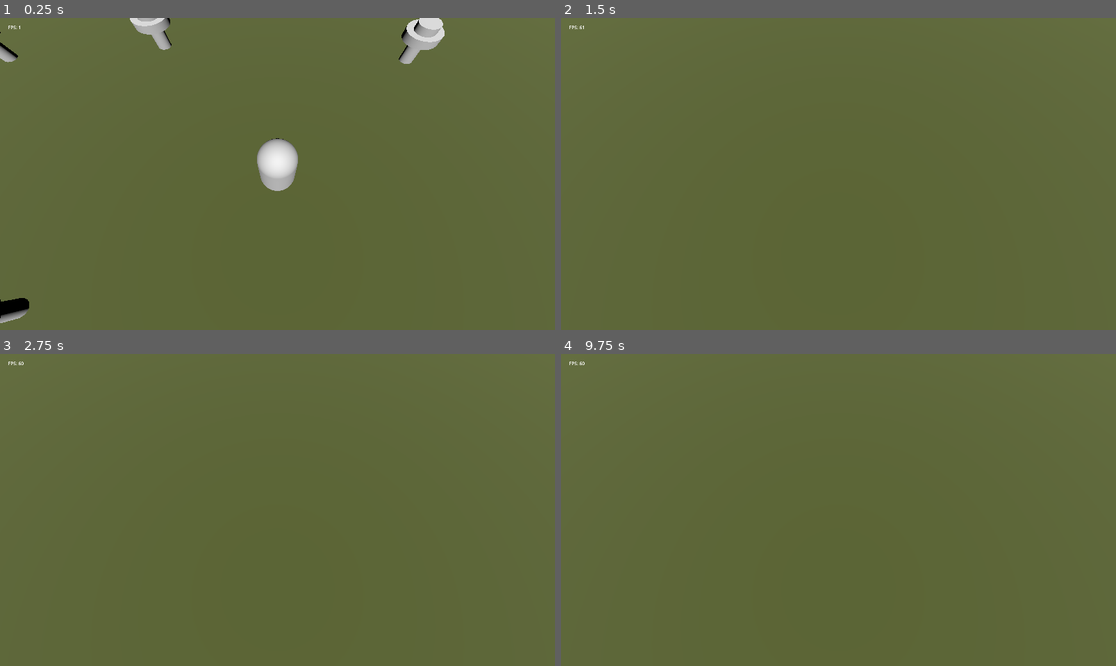
Above: before the commit, frames 1-4 (two rows, left to right).
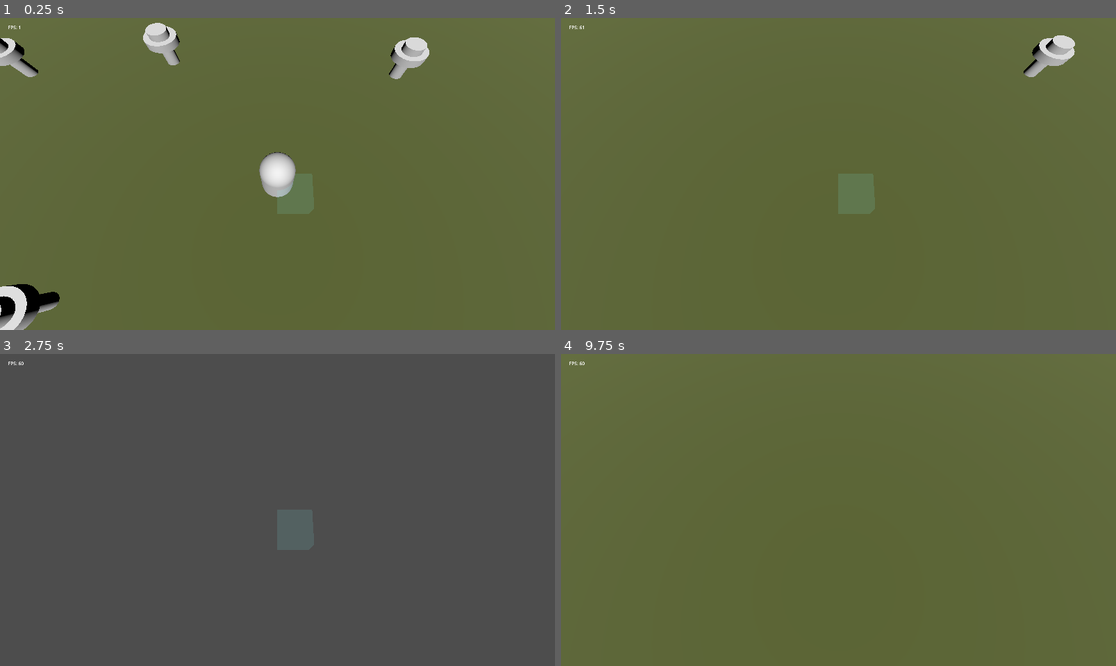
Above: after the commit, the same moments.

Repository: adamsocki/rafah_godot
Game: Godot game, scene res://node_3d.tscn
The game is run twice, just before and just after one commit, with the same random seed, the same clock (stepped at 60 frames per second) and the same inputs.
Inputs (mouse positions are in pixels of both pictures, inside the frame that each line leads up to):
- Up to frame 1 (0.25 s): no input
- Up to frame 2 (1.5 s): tap Enter at 0.5 s; move the mouse to (960, 158) at 0.52 s; hold A (key_a) 0.53-1.28 s; tap D (key_d) at 0.8, 1.35 s; move the mouse to (727, 189) at 1.27 s
- Up to frame 3 (2.75 s): tap E (key_e) at 1.55 s; tap Space at 2 s; move the mouse to (333, 441) at 2.02 s; hold E (key_e) from 2.03 s (still down); tap Q (key_q) at 2.3 s
- Up to frame 4 (9.75 s): move the mouse to (810, 572) at 2.77 s; release E (key_e) at 2.78 s; tap Q (key_q) at 2.85, 9.05 s; tap S (key_s) at 3.05 s; tap Enter at 3.5, 5 s; move the mouse to (1005, 556) at 3.52 s; hold S (key_s) 3.53-4.28 s; tap W (key_w) at 3.8, 4.35 s; tap Space at 4.25, 5.75 s; move the mouse to (672, 463) at 4.27 s; click (672, 463) at 4.55 s; move the mouse to (866, 510) at 5.02 s; press the mouse at (866, 510) at 5.03 s; tap Mouse wheel down (mouse_wheel_down) at 5.3, 5.85 s; move the mouse to (755, 432) at 5.77 s; release the mouse at (755, 432) at 5.78 s; tap Mouse wheel up (mouse_wheel_up) at 6.05, 6.6 s; move the mouse to (960, 494) at 6.52 s; hold A (key_a) 6.53-7.28 s; move the mouse to (727, 525) at 7.27 s; tap A (key_a) at 7.35 s; tap D (key_d) at 7.55 s; move the mouse to (894, 441) at 8.02 s; hold D (key_d) 8.03-8.78 s; tap E (key_e) at 8.3, 8.85 s; move the mouse to (810, 572) at 8.77 s; move the mouse to (1005, 556) at 9.52 s; hold Q (key_q) from 9.53 s (still down)

The runs differ from the first frame. In frame 1, 3.9% of the frame differs, in the area x 0-81%, y 0-100%; in frame 2, 0.7%; in frame 3, 88%, in the area x 0-100%, y 0-100%; in frame 4, less than 0.1%.

Commit message:
unit selector

Diff:
--- a/DebugManager.gd
+++ b/DebugManager.gd
@@ -1,6 +1,6 @@
 extends Node
 
-
+signal guiTrigger(showGui)
 
 @export_group("Debug Properties")
 @export var debugMode: bool
@@ -17,14 +17,21 @@
 	else:
 		DisplayServer.window_set_vsync_mode(DisplayServer.VSYNC_DISABLED)
 
+	guiTrigger.emit(showGui)
 
-	if (showGui):
-		$"../UIManager".get_node("InGameUI").visible = true
-	else:
-		$"../UIManager".get_node("InGameUI").visible = false
-
+	#if (showGui):
+		#
+		##$"../UIManager".get_node("InGameUI").visible = true
+	#else:
+		#$"../UIManager".get_node("InGameUI").visible = false
+		#
 
 
 func UpdateDebugManager(delta):
 	if (debugMode):
 		$RichTextLabel.text = str("FPS: ",  Engine.get_frames_per_second())
+
+
+func _on_game_manager_test():
+
+	pass # Replace with function body.
--- a/PlayerManager.gd
+++ b/PlayerManager.gd
@@ -1,14 +1,19 @@
 extends Node
 
 var playerCamera : Camera3D
-var cameraPanSpeed = 50
-var cameraZoomSpeed = 100
+var cameraPanSpeed = 30
+var cameraZoomSpeed = 10
 
+#var player
+
+
+signal UpdatedPlayerPostion(newPosition)
 
 
 
 func InitPlayerManager():
-	playerCamera = get_node("Camera3D")
+	pass
+	#player = $player
 
 
 func UpdatePlayerManager(delta):
@@ -18,21 +23,26 @@
 
 func HandlePlayerInput(delta):
 	#### Camera ####
+	var positionToMove: Vector3
+
 	if Input.is_action_pressed("key_w"):
-		playerCamera.position += Vector3.FORWARD * delta * cameraPanSpeed
+		positionToMove += Vector3.FORWARD * delta * cameraPanSpeed
 	if Input.is_action_pressed("key_a"):
-		playerCamera.position += Vector3.LEFT    * delta * cameraPanSpeed
+		positionToMove += Vector3.LEFT    * delta * cameraPanSpeed
 	if Input.is_action_pressed("key_s"):
-		playerCamera.position += Vector3.BACK    * delta * cameraPanSpeed
+		positionToMove += Vector3.BACK    * delta * cameraPanSpeed
 	if Input.is_action_pressed("key_d"):
-		playerCamera.position += Vector3.RIGHT   * delta * cameraPanSpeed
+		positionToMove += Vector3.RIGHT   * delta * cameraPanSpeed
 
 	if Input.is_action_just_pressed("mouse_wheel_up"):
-		playerCamera.position += Vector3.UP     * delta * cameraZoomSpeed
+		positionToMove += Vector3.UP     * delta * cameraZoomSpeed
 	if Input.is_action_just_pressed("mouse_wheel_down"):
-		playerCamera.position += Vector3.DOWN   * delta * cameraZoomSpeed
+		positionToMove += Vector3.DOWN   * delta * cameraZoomSpeed
 
-	if Input.is_action_just_pressed("key_q"):
-		playerCamera.position += Vector3.UP     * delta * cameraZoomSpeed
-	if Input.is_action_just_pressed("key_e"):
-		playerCamera.position += Vector3.DOWN   * delta * cameraZoomSpeed
+	if Input.is_action_pressed("key_q"):
+		positionToMove += Vector3.UP     * delta * cameraZoomSpeed
+	if Input.is_action_pressed("key_e"):
+		positionToMove += Vector3.DOWN   * delta * cameraZoomSpeed
+
+	UpdatedPlayerPostion.emit(positionToMove)
+	# @TODO: check player distance to floor
--- a/SelectionRectangle.gd
+++ b/SelectionRectangle.gd
@@ -13,7 +13,17 @@
 	$ColorRect.size = Vector2.ZERO
 	visible = false
 
+func _physics_process(delta):
+
+
+	pass
+
+
 func UpdateSelectionRectangle_Logic(delta):
+
+
+
+
 	if Input.is_action_pressed("mouse_left"):
 		if (!isDrawing):
 			startingBoxPosition = get_local_mouse_position()
--- a/game_manager.gd
+++ b/game_manager.gd
@@ -1,13 +1,10 @@
 extends Node
-
-
 
 var playerManager : Node
 var uiManagerManager : Node
 var debugManager : Node
 
 func _ready():
-
 	playerManager = get_node("PlayerManager")
 	uiManagerManager = get_node("UIManager")
 	debugManager = get_node("DebugManager")
@@ -17,9 +14,7 @@
 	debugManager.InitDebugManager()
 
 
-
 func _process(delta):
-
 	# LOGIC
 	playerManager.UpdatePlayerManager(delta)
 	uiManagerManager.UpdateUIManager_Logic(delta)
--- a/game_manager.tscn
+++ b/game_manager.tscn
@@ -13,3 +13,5 @@
 [node name="DebugManager" parent="." instance=ExtResource("3_5ypgj")]
 
 [node name="UIManager" parent="." instance=ExtResource("4_rlxub")]
+
+[connection signal="guiTrigger" from="DebugManager" to="UIManager" method="_on_debug_manager_gui_trigger"]
--- /dev/null
+++ b/player.gd
@@ -0,0 +1,121 @@
+extends Node3D
+
+
+signal castRayViaMouse(position)
+signal setSelectorPosition(position)
+signal releaseSelector()
+
+var cameraRay : RayCast3D
+var camera : Camera3D
+
+# Called when the node enters the scene tree for the first time.
+func _ready():
+	cameraRay = $Camera3D/RayCast3D
+	camera = $Camera3D
+	#pass # Replace with function body.
+
+
+var rayOrigin = Vector3()
+var rayEnd = Vector3()
+
+# Called every frame. 'delta' is the elapsed time since the previous frame.
+func _process(delta):
+	#print("camera Pos")
+	#print(camera.position)
+	#var mousePos = get_viewport().get_mouse_position()
+	#print ("mouse pos:")
+	#print(mousePos)
+	#var pos = camera.project_ray_origin(mousePos)
+	#print("project Pos:")
+	#print (pos)
+	#
+	#var nor = camera.project_ray_normal(mousePos)
+	#print("normal Pos:")
+	#print (nor)
+	#
+	#cameraRay.target_position = pos + nor * 2000
+	#print(cameraRay.target_position)
+	#print(cameraRay.get_collider())
+
+	#cameraRay.position =
+	#var camera = get_tree().root.get_camera_3d()
+	var spaceState = get_world_3d().direct_space_state
+	var mousePosition = get_viewport().get_mouse_position()
+
+	rayOrigin = camera.project_ray_origin((mousePosition))
+	rayEnd = rayOrigin + camera.project_ray_normal(mousePosition) * 2000
+	var query = PhysicsRayQueryParameters3D.create(rayOrigin, rayEnd)
+	var intersection = spaceState.intersect_ray(query)
+	#print(intersection)
+	#var rayResults = get_world_3d().direct_space_state.intersect_shape(query)
+
+	if Input.is_action_pressed("mouse_left"):
+		var i = 0
+		#print("Count 1")
+		#print(i)
+		if intersection.has("position"):
+			#print(intersection["position"])
+			setSelectorPosition.emit(intersection["position"])
+
+		#if intersection.has("collider"):
+			#pass
+			#print(intersection["collider"])
+			#print(intersection["collider"].name)
+			#setSelectorPosition
+		#for result in intersection:
+			#i += 1
+
+
+
+		#print(rayResults["collider"])
+		#if (rayResults["collider"] == ):
+	if Input.is_action_just_released("mouse_left"):
+		releaseSelector.emit()
+
+
+
+
+
+	#var mouse_pos = get_viewport().get_mouse_position()
+	#var ray = get_world_3d().direct_space_state.intersect_ray(get_global_transform().origin,get_global_transform().origin + (get_viewport().get_camera().unproject(mouse_pos) - get_global_transform().origin).normalized() * 1000)
+	#if ray:
+		#var floor_position = ray.position
+		#var floor_normal = ray.normal
+		 ##Do something with the floor position and normal
+
+
+#func _physics_process(delta):
+	#var spaceState = get_world_3d().direct_space_state
+	#
+	#var mousePos = get_viewport().get_mouse_position()
+	##print(mousePos)
+	#var camera = get_tree().root.get_camera_3d()
+	#print(camera.position)
+	#var cameraRayOrigin = camera.project_ray_origin(mousePos)
+	#var cameraRayEnd = cameraRayOrigin + camera.project_ray_normal(mousePos) * 100
+	#var p : PhysicsRayQueryParameters3D  = PhysicsRayQueryParameters3D.new()
+	#p.create(cameraRayOrigin, cameraRayEnd)
+	##var collision = spaceState.intersect_ray(p)
+	#
+	##Returns a new, pre-configured PhysicsRayQueryParameters3D object. Use it to quickly create query parameters using the most common options.
+#
+	#var query = PhysicsRayQueryParameters3D.create(camera.position, camera.position + Vector3(0, -1000, 0))
+	#var collision = get_world_3d().direct_space_state.intersect_ray(query)
+#
+	#for i in range(collision.size()):
+		#var key = collision.keys()[i]
+		#var value = collision[key]
+		#print(value)
+		#if collision.has("position"):
+			##print("col:")
+			#print(collision["position"])
+
+
+
+
+
+
+
+func _on_player_manager_updated_player_postion(newPosition):
+	print(newPosition)
+	position += newPosition
--- a/player_manager.tscn
+++ b/player_manager.tscn
@@ -1,9 +1,26 @@
-[gd_scene load_steps=2 format=3 uid="uid://p5l4ybkhwkhd"]
+[gd_scene load_steps=4 format=3 uid="uid://p5l4ybkhwkhd"]
 
 [ext_resource type="Script" path="res://PlayerManager.gd" id="1_8fra2"]
+[ext_resource type="Script" path="res://player.gd" id="2_fci14"]
+[ext_resource type="PackedScene" uid="uid://57rorq31rt8" path="res://selector_box.tscn" id="3_4442n"]
 
 [node name="PlayerManager" type="Node"]
 script = ExtResource("1_8fra2")
 
-[node name="Camera3D" type="Camera3D" parent="."]
+[node name="player" type="Node3D" parent="."]
+transform = Transform3D(1, 0, 0, 0, 1, 0, 0, 0, 1, 0, 0.733522, 0)
+script = ExtResource("2_fci14")
+
+[node name="Camera3D" type="Camera3D" parent="player"]
 transform = Transform3D(1, 0, 0, 0, 0.34202, 0.939693, 0, -0.939693, 0.34202, 0, 6.00616, 2.01377)
+
+[node name="RayCast3D" type="RayCast3D" parent="player/Camera3D"]
+transform = Transform3D(1, 0, 0, 0, -4.37114e-08, -1, 0, 1, -4.37114e-08, 0, 0, 0)
+target_position = Vector3(0, 0, 0)
+debug_shape_thickness = 5
+
+[node name="SelectorBox" parent="player" instance=ExtResource("3_4442n")]
+
+[connection signal="UpdatedPlayerPostion" from="." to="player" method="_on_player_manager_updated_player_postion"]
+[connection signal="releaseSelector" from="player" to="player/SelectorBox" method="_on_player_release_selector"]
+[connection signal="setSelectorPosition" from="player" to="player/SelectorBox" method="_on_player_set_selector_position"]
--- a/project.godot
+++ b/project.godot
@@ -69,3 +69,8 @@
 "events": [Object(InputEventKey,"resource_local_to_scene":false,"resource_name":"","device":-1,"window_id":0,"alt_pressed":false,"shift_pressed":false,"ctrl_pressed":false,"meta_pressed":false,"pressed":false,"keycode":0,"physical_keycode":69,"key_label":0,"unicode":101,"echo":false,"script":null)
 ]
 }
+key_z={
+"deadzone": 0.5,
+"events": [Object(InputEventKey,"resource_local_to_scene":false,"resource_name":"","device":-1,"window_id":0,"alt_pressed":false,"shift_pressed":false,"ctrl_pressed":false,"meta_pressed":false,"pressed":false,"keycode":0,"physical_keycode":90,"key_label":0,"unicode":122,"echo":false,"script":null)
+]
+}
--- /dev/null
+++ b/selector_box.gd
@@ -0,0 +1,36 @@
+extends MeshInstance3D
+
+var isSelecting = false
+var startingPosition = Vector3.ZERO
+
+# Called when the node enters the scene tree for the first time.
+func _ready():
+	pass # Replace with function body.
+
+
+# Called every frame. 'delta' is the elapsed time since the previous frame.
+func _process(delta):
+	pass
+
+func _physics_process(delta):
+	pass
+
+func _on_player_set_selector_position(updatedPosition):
+	if (!isSelecting):
+		startingPosition = updatedPosition
+		startingPosition.y = 1
+		isSelecting = true
+	else:
+		scale.x = updatedPosition.x - startingPosition.x
+		scale.z = updatedPosition.z - startingPosition.z
+
+	position = startingPosition + scale / 2
+
+func _on_player_release_selector():
+	isSelecting = false
+
+
+func _on_area_3d_body_entered(body):
+	print(body)
+	if body.name == "Unit":
+		print("HIT")
--- /dev/null
+++ b/selector_box.gdshader
@@ -0,0 +1,14 @@
+shader_type spatial;
+
+void vertex() {
+	// Called for every vertex the material is visible on.
+}
+
+void fragment() {
+	// Called for every pixel the material is visible on.
+}
+
+//void light() {
+	// Called for every pixel for every light affecting the material.
+	// Uncomment to replace the default light processing function with this one.
+//}
--- /dev/null
+++ b/selector_box.tscn
@@ -0,0 +1,26 @@
+[gd_scene load_steps=5 format=3 uid="uid://57rorq31rt8"]
+
+[ext_resource type="Script" path="res://selector_box.gd" id="1_qa1dh"]
+
+[sub_resource type="BoxMesh" id="BoxMesh_5hitf"]
+
+[sub_resource type="StandardMaterial3D" id="StandardMaterial3D_wadph"]
+transparency = 1
+albedo_color = Color(0.309804, 1, 1, 0.117647)
+
+[sub_resource type="BoxShape3D" id="BoxShape3D_q8fyo"]
+
+[node name="SelectorBox" type="MeshInstance3D"]
+transform = Transform3D(1, 0, 0, 0, 1, 0, 0, 0, 1, 0.5, 0, 0.5)
+mesh = SubResource("BoxMesh_5hitf")
+surface_material_override/0 = SubResource("StandardMaterial3D_wadph")
+script = ExtResource("1_qa1dh")
+
+[node name="Area3D" type="Area3D" parent="."]
+
+[node name="StaticBody3D" type="StaticBody3D" parent="Area3D"]
+
+[node name="CollisionShape3D" type="CollisionShape3D" parent="Area3D"]
+shape = SubResource("BoxShape3D_q8fyo")
+
+[connection signal="body_entered" from="Area3D" to="." method="_on_area_3d_body_entered"]
--- a/terrain.tscn
+++ b/terrain.tscn
@@ -7,12 +7,22 @@
 [sub_resource type="StandardMaterial3D" id="StandardMaterial3D_jm855"]
 albedo_color = Color(0.202461, 0.232034, 0.0700315, 1)
 
+[sub_resource type="ConvexPolygonShape3D" id="ConvexPolygonShape3D_88ymo"]
+points = PackedVector3Array(1.01587, 0.015873, 1.01587, -1.01587, -0.015873, -1.01587, -1.01587, 0.015873, -1.01587, 1.01587, -0.015873, -1.01587, -1.01587, -0.015873, 1.01587, -1.01587, 0.015873, 1.01587, 1.01587, 0.015873, -1.01587, 1.01587, -0.015873, 1.01587)
+
 [node name="Terrain" type="Node3D"]
 
-[node name="MeshInstance3D" type="MeshInstance3D" parent="."]
-transform = Transform3D(100, 0, 0, 0, 100, 0, 0, 0, 100, 0, 0, 0)
+[node name="Ground" type="StaticBody3D" parent="."]
+
+[node name="MeshInstance3D" type="MeshInstance3D" parent="Ground"]
+transform = Transform3D(99.9994, 0, -0.335103, 0, 100, 0, 0.335103, 0, 99.9994, 0, 0, 0)
 mesh = SubResource("PlaneMesh_7avaf")
+skeleton = NodePath("../..")
 surface_material_override/0 = SubResource("StandardMaterial3D_jm855")
+
+[node name="CollisionShape3D2" type="CollisionShape3D" parent="Ground"]
+transform = Transform3D(99.9994, 0, -0.335103, 0, 100, 0, 0.335103, 0, 99.9994, 0, 0, 0)
+shape = SubResource("ConvexPolygonShape3D_88ymo")
 
 [node name="MeshInstance3D2" type="MeshInstance3D" parent="."]
 transform = Transform3D(100, 0, 0, 0, 100, 0, 0, 0, 100, 0, 0, 0)
--- a/ui_manager.gd
+++ b/ui_manager.gd
@@ -15,3 +15,9 @@
 # Called every frame. 'delta' is the elapsed time since the previous frame.
 func UpdateUIManager_Logic(delta):
 	$SelectionRectangle.UpdateSelectionRectangle_Logic(delta)
+
+
+
+
+func _on_debug_manager_gui_trigger(showGui):
+	$InGameUI.visible = showGui
--- a/ui_manager.tscn
+++ b/ui_manager.tscn
@@ -10,3 +10,5 @@
 [node name="SelectionRectangle" parent="." instance=ExtResource("1_a4bof")]
 
 [node name="InGameUI" parent="." instance=ExtResource("3_0oo2o")]
+
+[node name="Node3D" type="Node3D" parent="."]
Not shown: 1 places in terrain.tscn that only renumber resources
